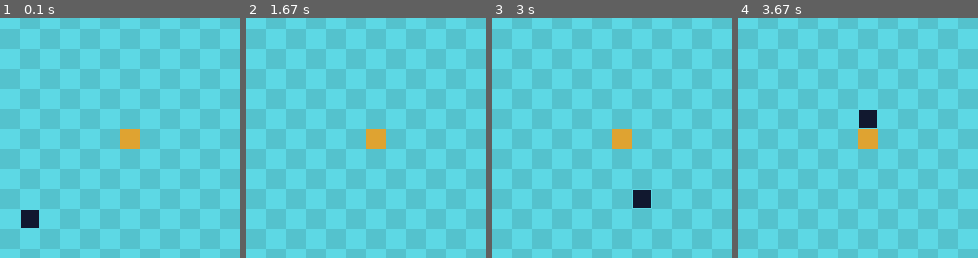
Above: before the commit, frames 1-4 (left to right).
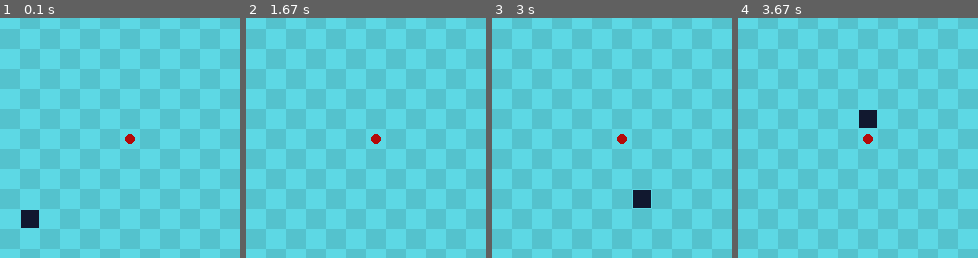
Above: after the commit, the same moments.

Repository: eballo/snake-pygame
Game: pygame game, started from main.py
Same seed, same stepped clock (60 frames per second), same inputs: the game is played once before the commit and once after it.
Inputs:
- Up to frame 1 (0.1 s): no input
- Up to frame 2 (1.67 s): hold Right 0.33-0.8 s; hold Up 0.83-1.3 s; hold Right from 1.33 s (still down)
- Up to frame 3 (3 s): release Right at 1.8 s; hold Left 1.83-2.37 s; hold Down 2.4-2.7 s; hold Left from 2.73 s (still down)
- Up to frame 4 (3.67 s): release Left at 3.13 s; hold Up 3.17-3.53 s; hold Right from 3.57 s (still down)
The pictures show only the part of the screen within x 50-100%, y 10-60%; the shares and areas given below are measured in that part.

The runs differ from the first frame. In frame 1, 0.7% of the frame differs, in the area x 50-59%, y 46-55%; in frame 2, 0.7%; in frame 3, 0.7%; in frame 4, 0.7%.

Commit message:
refactor

Diff:
--- a/snake/food.py
+++ b/snake/food.py
@@ -2,13 +2,13 @@
 
 import pygame
 
-from snake.constants import GRID_WIDTH, GRID_SIZE, GRID_HEIGHT
+from snake.settings import GRID_WIDTH, GRID_SIZE, GRID_HEIGHT
 
 
 class Food(object):
     def __init__(self):
         self.position = (0, 0)
-        self.color = (223, 163, 49)
+        self.color = (180, 10, 10)
         self.randomize_position()
 
     def randomize_position(self):
@@ -16,5 +16,9 @@
                          random.randint(0, int(GRID_HEIGHT) - 1) * GRID_SIZE)
 
     def draw(self, surface):
-        r = pygame.Rect((self.position[0], self.position[1]), (GRID_SIZE, GRID_SIZE))
-        pygame.draw.rect(surface, self.color, r)
+        # r = pygame.Rect((self.position[0], self.position[1]), (GRID_SIZE, GRID_SIZE))
+        # pygame.draw.rect(surface, self.color, r)
+        r = 5
+        pygame.draw.circle(surface, self.color, (
+        (self.position[0] + int(GRID_WIDTH / 2) - int(r / 2)), (self.position[1] + int(GRID_WIDTH / 2) - int(r / 2))),
+                           r)
--- a/snake/game.py
+++ b/snake/game.py
@@ -1,14 +1,11 @@
 import pygame
 import sys
-from snake.constants import GRID_SIZE, SCREEN_WIDTH, SCREEN_HEIGHT, GRID_WIDTH, GRID_HEIGHT
+from snake.settings import GRID_SIZE, SCREEN_WIDTH, SCREEN_HEIGHT, GRID_WIDTH, GRID_HEIGHT
 from snake.food import Food
 from snake.snake import Snake
 
 
 class Game(object):
-
-    RUNNING = True
-    bg_color = pygame.Color('grey12')
 
     def __init__(self):
         pygame.init()
@@ -18,6 +15,8 @@
         self.screen = pygame.display.set_mode((SCREEN_WIDTH, SCREEN_HEIGHT), 0, 32)
         self.surface = pygame.Surface(self.screen.get_size())
         self.surface = self.surface.convert()
+        self.running = True
+        self.playing = True
 
     @staticmethod
     def draw_grid(surface):
@@ -27,7 +26,7 @@
                 if (x + y) % 2 == 0:
                     color = (93, 216, 228)
                 else:
-                    color =(84, 194, 205)
+                    color = (84, 194, 205)
                 pygame.draw.rect(surface, color, r)
 
     @staticmethod
@@ -46,9 +45,9 @@
         snake = Snake()
         food = Food()
 
-        while self.RUNNING:
+        while self.running:
             # Animations
-            self.RUNNING = snake.handle_keys()
+            self.running = snake.handle_keys()
             snake.move()
             self.check_collision(snake, food)
 
--- a/snake/snake.py
+++ b/snake/snake.py
@@ -2,7 +2,7 @@
 
 import pygame
 
-from snake.constants import SCREEN_WIDTH, SCREEN_HEIGHT, UP, DOWN, LEFT, RIGHT, GRID_SIZE
+from snake.settings import SCREEN_WIDTH, SCREEN_HEIGHT, UP, DOWN, LEFT, RIGHT, GRID_SIZE
 
 
 class Snake(object):
Renamed: game.py -> main.py
Renamed: snake/constants.py -> snake/settings.py
